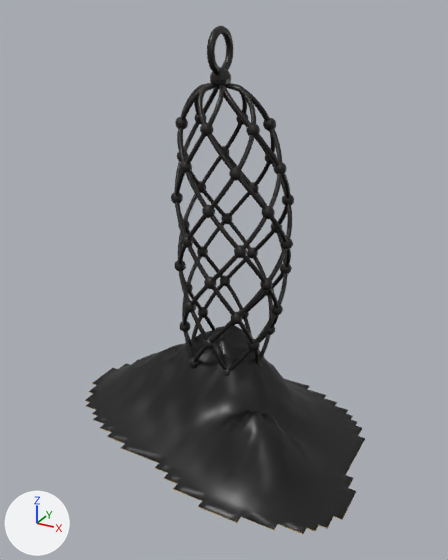
Before and after pictures for a commit that changed the Blender file blender/heunetz.blend.
Camera for both pictures: a 50 mm camera at (82.2, -147.7, 122.2) aimed at (4.5, -6.3, 51.4). Lighting does not change. The marker at lower left points along +X, +Y and +Z. The older version comes first.

The first picture shows 'heuhaufen_koerper', 'knoten_leer', 'netz_leer', 'oese_leer', 'schlaufe_leer'.
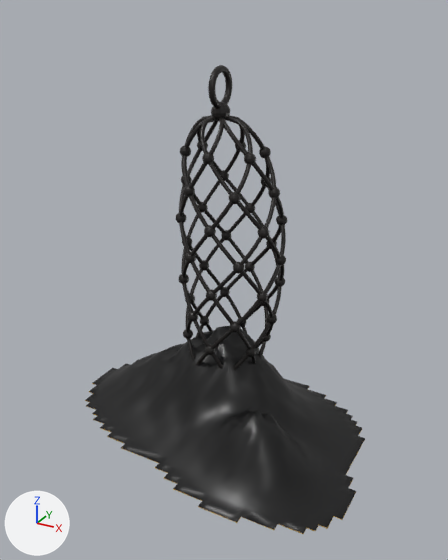
Where the change shows, as pixel boxes (x1, y1, x2, y2) in the pictures (448 x 560 px):
'netz_leer', rescaled (9% narrower, 11% shorter)
    before: (174, 83, 292, 371)
    after: (179, 115, 286, 370)
'knoten_leer', rescaled
    before: (171, 114, 294, 376)
    after: (176, 140, 287, 356)
'schlaufe_leer', rescaled (7% narrower, 12% shorter)
    before: (207, 25, 233, 74)
    after: (208, 65, 232, 108)
'oese_leer', rescaled (9% narrower, 17% shorter)
    before: (210, 67, 231, 90)
    after: (211, 102, 230, 121)

The change, as a diff of the scene's bpy script:
```diff
--- a/blender/heunetz.blend.py
+++ b/blender/heunetz.blend.py
@@ ob_netz_leer @@
 ob_netz_leer.location = (0.0, 0.0, 0.0)
+ob_netz_leer.scale = (0.92, 0.92, 0.92)
@@ ob_knoten_leer @@
 ob_knoten_leer.location = (0.0, 0.0, 0.0)
+ob_knoten_leer.scale = (0.92, 0.92, 0.92)
@@ ob_oese_leer @@
 ob_oese_leer.location = (0.0, 0.0, 0.0)
+ob_oese_leer.scale = (0.92, 0.92, 0.92)
@@ ob_schlaufe_leer @@
 ob_schlaufe_leer.location = (0.0, 0.0, 0.0)
+ob_schlaufe_leer.scale = (0.92, 0.92, 0.92)
```
